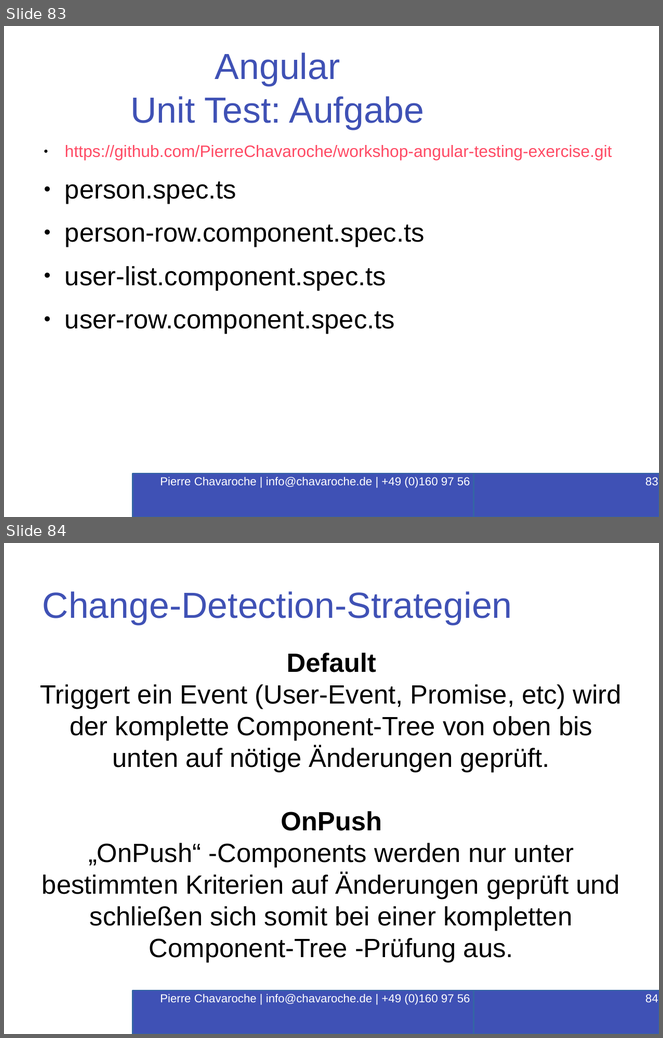
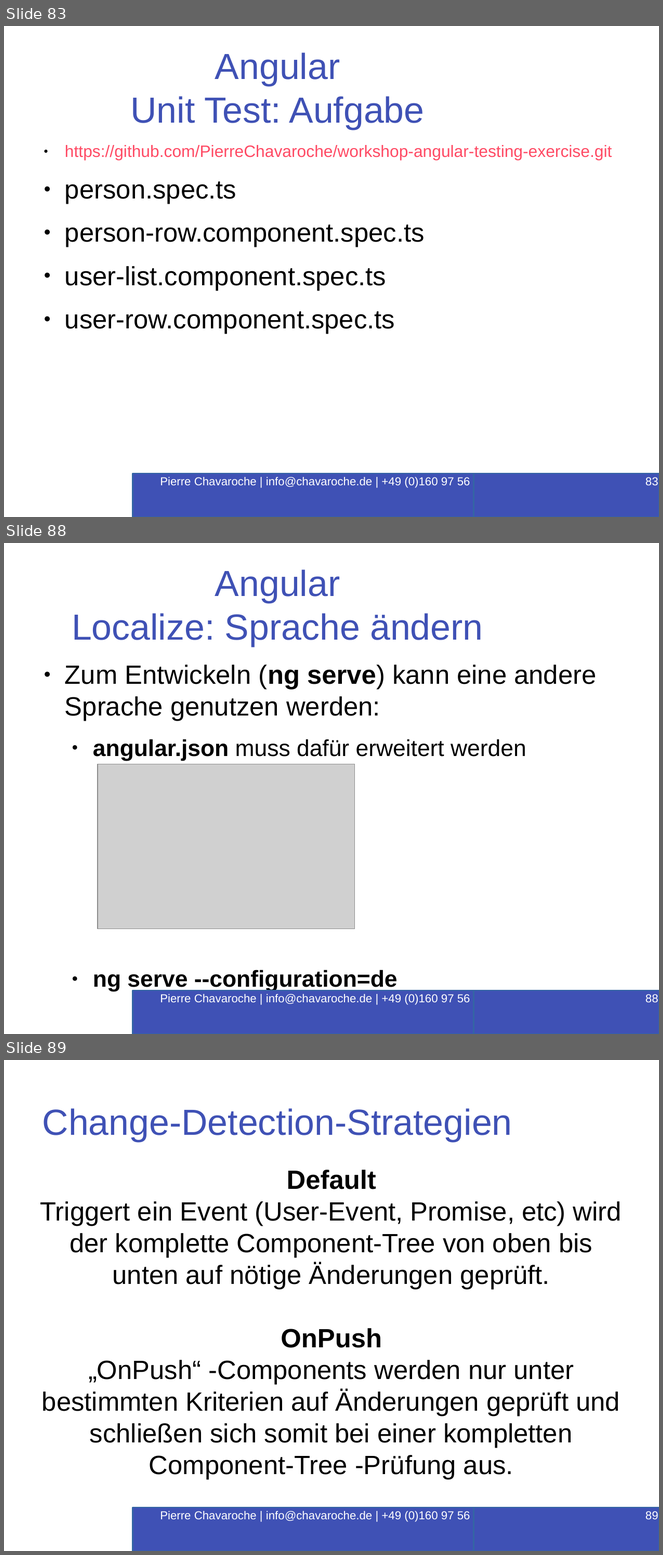
Before and after one commit to PierreChavaroche/workshop-presentation, a slide deck: Angular-RxJS.odp. Shown one above the other, each under a label of ours: slides 83 and 84 before the commit, slides 83, 88 and 89 after it; the slides between them are not shown. The pictures are 663x1038 and 663x1555 pixels, drawn with LibreOffice and Linux fonts; fonts in the diff are those of the drawing; grey boxes stand for pictures; background and template pictures are left out. Boxes give left, top, right and bottom in pixels: in the first picture for what was removed or moved away, otherwise in the second. Text is boxed around its words. In the diff, an @@ line names an element or a change of style, - is before the commit and + after.

```diff
--- a/Angular-RxJS.odp
+++ b/Angular-RxJS.odp
@@ slide 88 added at box(4, 543, 659, 1034), background #FFFFFF @@
@@ title added at box(72, 570, 483, 646), 44 pt, text #3F51B5 @@
+Angular
+Localize: Sprache ändern
@@ text added at box(65, 665, 596, 992), 28 pt, text #000000 @@
+● Zum Entwickeln (ng serve) kann eine andere Sprache genutzen werden:
+  ● angular.json muss dafür erweitert werden
+  ● ng serve --configuration=de
@@ picture added at box(98, 764, 355, 929) @@
@@ rectangle added at box(133, 991, 531, 1034), fill #3F51B5, outline #3465A4 1.5 pt, 14 pt, text #FFFFFF @@
+Pierre Chavaroche | info@chavaroche.de | +49 (0)160 97 56 16 87
@@ page number added at box(474, 991, 659, 1034), fill #3F51B5, outline #3465A4 1.5 pt, 14 pt, text #FFFFFF @@
+88
@@ what was slide 84 is now slide 89 @@
@@ page number at box(646, 1511, 659, 1520): text changed @@
-84
+89
```
Also in this commit, not shown: 4 other slides added, 7 other files.
